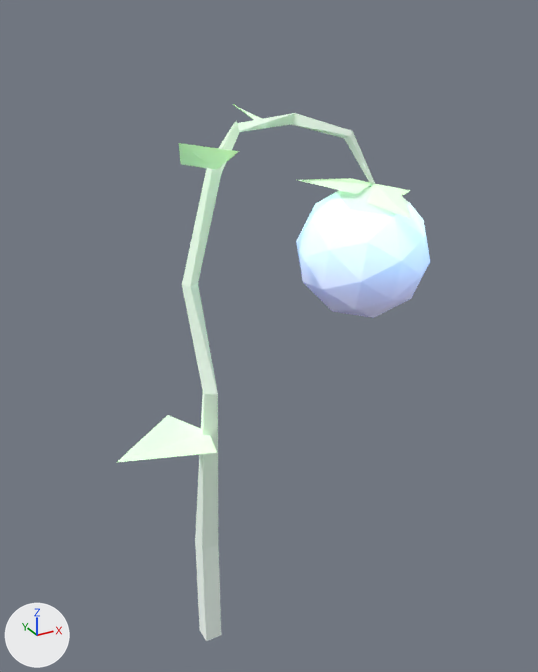
Renders of the glTF model assets/models/water_plant.glb from each side of a commit.
Before and after are seen from a camera (50 mm lens) standing at (-3.95, -9.34, 10.22) and looking at (1.2, 0.01, 5.54). Every picture has the same lights, and +X, +Y and +Z are marked at lower left. Where no turn or scale is listed for an object, it has been applied to the vertices. Vertices at the same position are counted once.
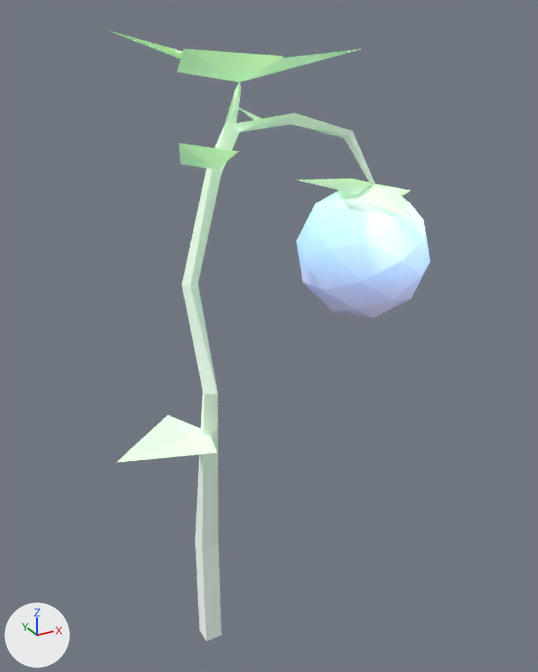
Pixel boxes (x1, y1, x2, y2) of what changed, in the pictures (538 x 672 px):
'Cube', reshaped: before (182, 113, 375, 641); after (182, 82, 375, 641)
'Plane.006', added: after (177, 49, 284, 82)
'Plane.008', added: after (241, 49, 361, 82)
'Plane.007', added: after (111, 31, 183, 59)
part 1 of me_cube_001, built on: before (218, 121, 239, 150); after (215, 82, 241, 150)

The change, as a list of edits to the scene's bpy script:
```text
Change me_cube_001:
    used by ob_cube; location = (0.0, 0.0, 0.0)
    remove me_cube_001.from_pydata(...)  # 40 vertices, 76 faces; spans x -0.27..2.51, y -0.82..0.15, z 0.02..8.93
    add me_cube_001.from_pydata(...)  # 45 vertices, 86 faces; spans x -0.27..2.51, y -0.82..0.15, z 0.02..9.37
    me_cube_001 part 1
    6 faces are deleted
    2 vertices move from x 0.58..0.61, y -0.22..-0.07, z 8.81..8.87 to x 0.45..0.48, y -0.22..-0.07, z 8.81..8.87
    5 vertices are added at (0.6, -0.3, 9.25), (0.55, -0.24, 9.24), (0.64, -0.24, 9.25), (0.59, -0.18, 9.25), (0.62, -0.25, 9.37)
    16 new faces join them
Add ob_plane_008:
    ob_plane_008 = bpy.data.objects.new('Plane.008', me_plane)
    ob_plane_008.parent = ob_plant
    ob_plane_008.location = (0.613, -0.256, 9.351)
    ob_plane_008.rotation_euler = (0.0209, 0.365, 1.962)  # degrees (1.2, 21, 112)
    ob_plane_008.scale = (0.898, 0.898, 0.898)
Add ob_plant:
    ob_plant = bpy.data.objects.new('Plant', None)
    ob_plant.location = (0.0, 0.0, 0.0)
Add ob_plane_007:
    ob_plane_007 = bpy.data.objects.new('Plane.007', me_plane)
    ob_plane_007.parent = ob_plant
    ob_plane_007.location = (0.613, -0.256, 9.351)
    ob_plane_007.rotation_euler = (-0.32, 0.0278, -1.888)  # degrees (-18, 1.6, -108)
    ob_plane_007.scale = (1.3, 1.3, 1.3)
Add ob_plane_006:
    ob_plane_006 = bpy.data.objects.new('Plane.006', me_plane)
    ob_plane_006.parent = ob_plant
    ob_plane_006.location = (0.613, -0.256, 9.351)
    ob_plane_006.rotation_euler = (-0.254, 0.0468, 0.0833)  # degrees (-15, 2.7, 4.8)
    ob_plane_006.scale = (1.3, 1.3, 1.3)
```
